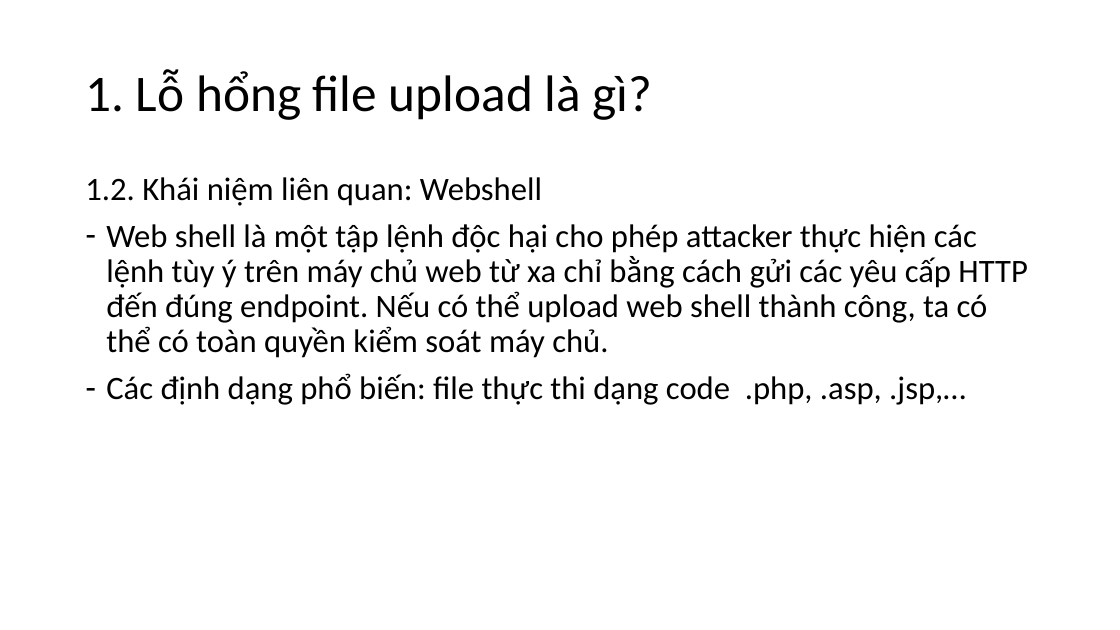
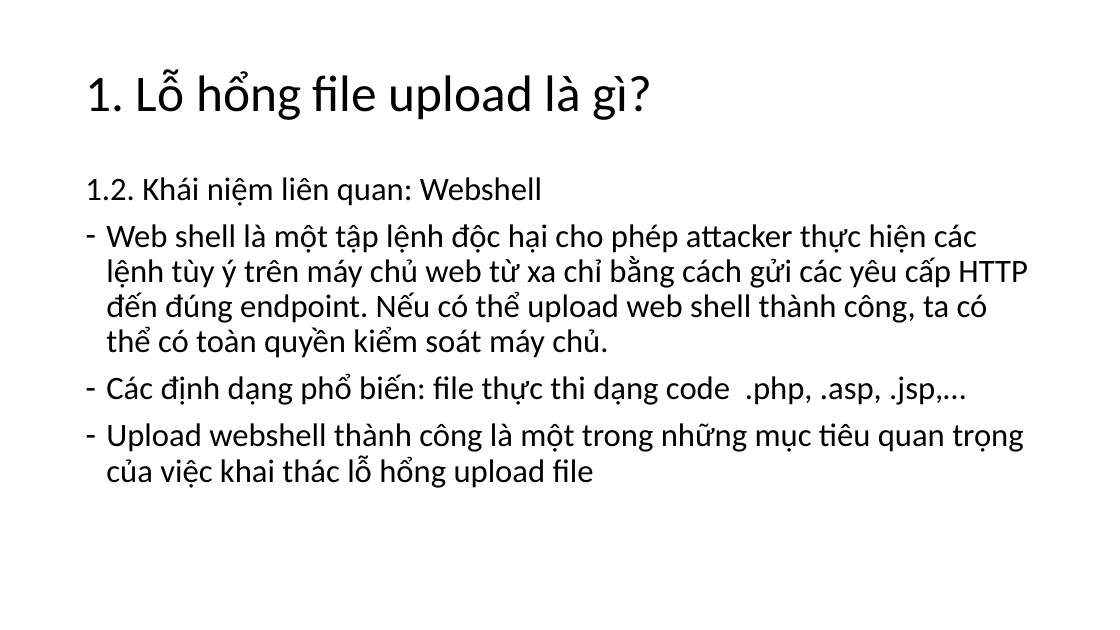
Before and after one commit to n33r9/PortSwigger_labs_note, a slide deck: slide 4 of week3.2.file_upload/file_upload.pptx. Drawn at 1120x630 pixels with LibreOffice and Linux fonts; fonts in the diff are those of the drawing. Boxes give left, top, right and bottom in pixels: in the first picture for what was removed or moved away, otherwise in the second. Text is boxed around its words. In the diff, an @@ line names an element or a change of style, - is before the commit and + after.

Commit message:
file_up 6/6 + LT + slide

```diff
--- a/week3.2.file_upload/file_upload.pptx
+++ b/week3.2.file_upload/file_upload.pptx
@@ text at (x1=106, y1=423, x2=1023, y2=488): paragraph added @@
+– Upload webshell thành công là một trong những mục tiêu quan trọng của việc khai thác lỗ hổng upload file
```
Also in this commit, not shown: 4 other slides changed, 14 slides added.
